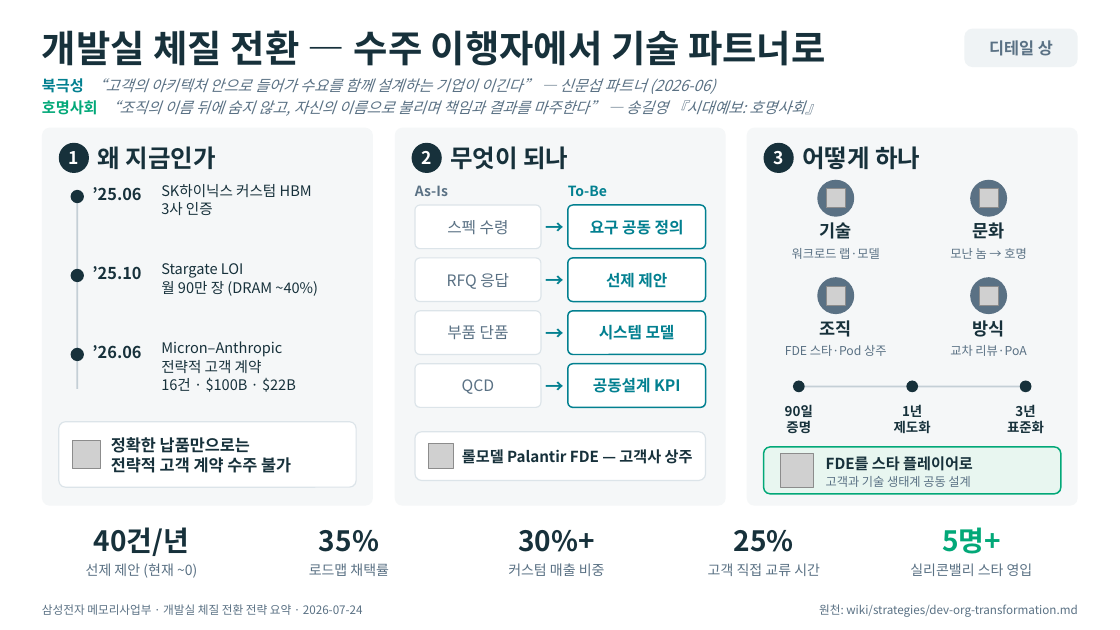
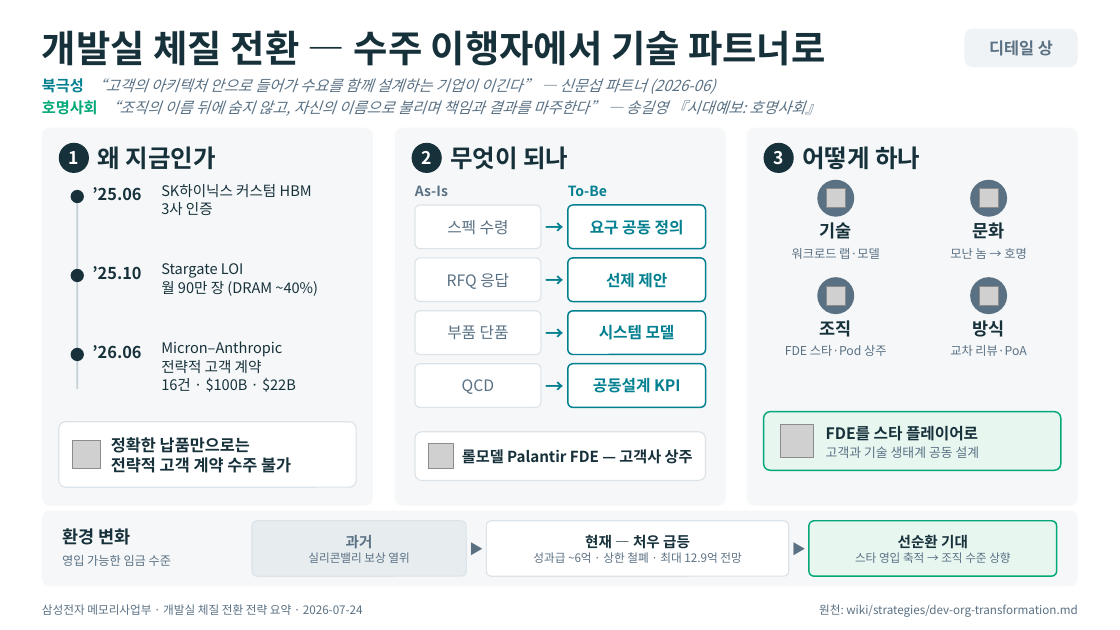
Before and after one commit to k31001/action-learning, a slide deck: slide 1 of dashboard/public/downloads/dev-transformation-summary-high.pptx. Drawn at 1120x630 pixels with LibreOffice and Linux fonts; fonts in the diff are those of the drawing; grey boxes stand for pictures. Boxes give left, top, right and bottom in pixels: in the first picture for what was removed or moved away, otherwise in the second. Text is boxed around its words. In the diff, an @@ line names an element or a change of style, - is before the commit and + after.

```diff
--- a/dashboard/public/downloads/dev-transformation-summary-high.pptx
+++ b/dashboard/public/downloads/dev-transformation-summary-high.pptx
@@ ellipse removed at (793,381,805,392) @@
@@ line removed from (799, 386) to (1026, 386) @@
@@ ellipse removed at (907,381,918,392) @@
@@ ellipse removed at (1020,381,1032,392) @@
@@ rounded rectangle: place and size @@
-rounded rectangle at (764,447,1061,494)
+rounded rectangle at (764,412,1061,471)
@@ rounded rectangle at (764,412,1061,471): proportions changed @@
@@ text removed at (785,404,813,433) @@
-90일
-증명
@@ text "FDE를 스타 플레이어로": place and size @@
-text "FDE를 스타 플레이어로" at (826,456,973,487)
+text "FDE를 스타 플레이어로" at (826,425,980,458)
@@ text "FDE를 스타 플레이어로" at (826,425,980,458): size 13 to 13.5 pt in "FDE를 스타 플레이어로"; size 10.5 to 11 pt in "고객과 기술 생태계 공동 설계" @@
@@ text removed at (1007,404,1044,433) @@
-3년
-표준화
@@ picture: place and size @@
-picture at (781,454,814,487)
+picture at (781,424,814,458)
@@ rounded rectangle added at (42,511,1078,586), fill #F5F7F8 @@
@@ text at (62,528,130,545): text changed; size 11.5 to 15 pt @@
-1년
-제도화
+환경 변화
@@ text removed at (94,527,189,556) @@
-40건/년
@@ rounded rectangle added at (252,521,466,576), fill #E7ECEF, outline #DCE4E9 1 pt, 10 pt, text #5A7184 @@
+과거
+실리콘밸리 보상 열위
@@ text removed at (319,530,379,552) @@
-35%
@@ text added at (466,521,486,576), 12 pt, text #5A7184 @@
+▶
@@ rounded rectangle added at (486,521,789,576), fill #FFFFFF, outline #DCE4E9 1 pt, 10 pt, text #5A7184 @@
+현재 — 처우 급등
+성과급 ~6억 · 상한 철폐 · 최대 12.9억 전망
@@ text removed at (518,530,595,552) @@
-30%+
@@ text removed at (734,530,794,552) @@
-25%
@@ text added at (789,521,809,576), 12 pt, text #5A7184 @@
+▶
@@ rounded rectangle added at (809,521,1057,576), fill #E8F6F0, outline #02A878 1.25 pt, 10 pt, text #5A7184 @@
+선순환 기대
+스타 영입 축적 → 조직 수준 상향
@@ text removed at (942,527,1001,554) @@
-5명+
@@ text added at (62,555,171,566), 10.5 pt, text #5A7184 @@
+영입 가능한 임금 수준
@@ text removed at (86,563,197,578) @@
-선제 제안 (현재 ~0)
@@ text removed at (309,563,389,576) @@
-로드맵 채택률
@@ text removed at (508,563,605,576) @@
-커스텀 매출 비중
@@ text removed at (708,563,820,576) @@
-고객 직접 교류 시간
@@ text removed at (910,563,1033,576) @@
-실리콘밸리 스타 영입
```
Also in this commit, not shown: 12 other files.
